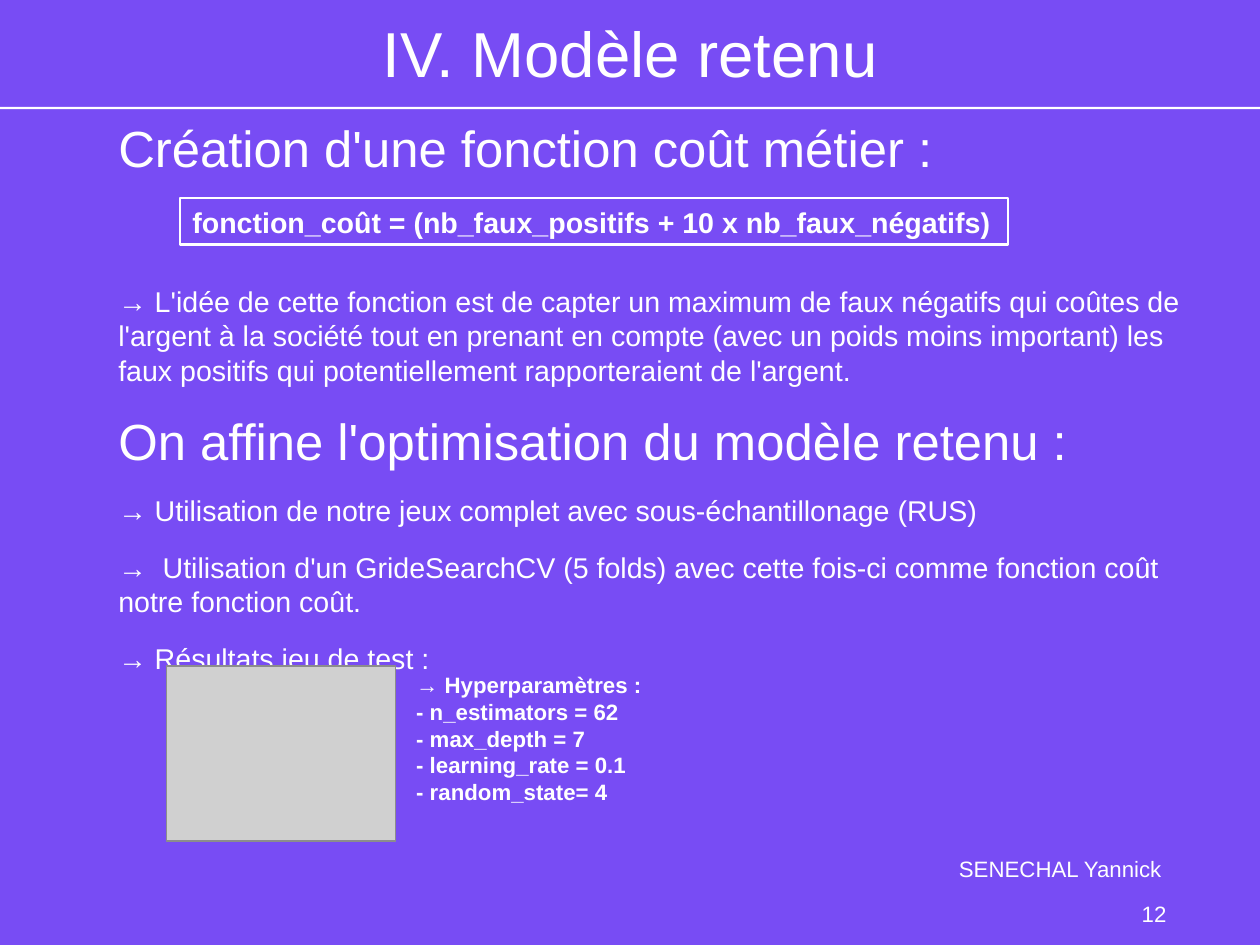
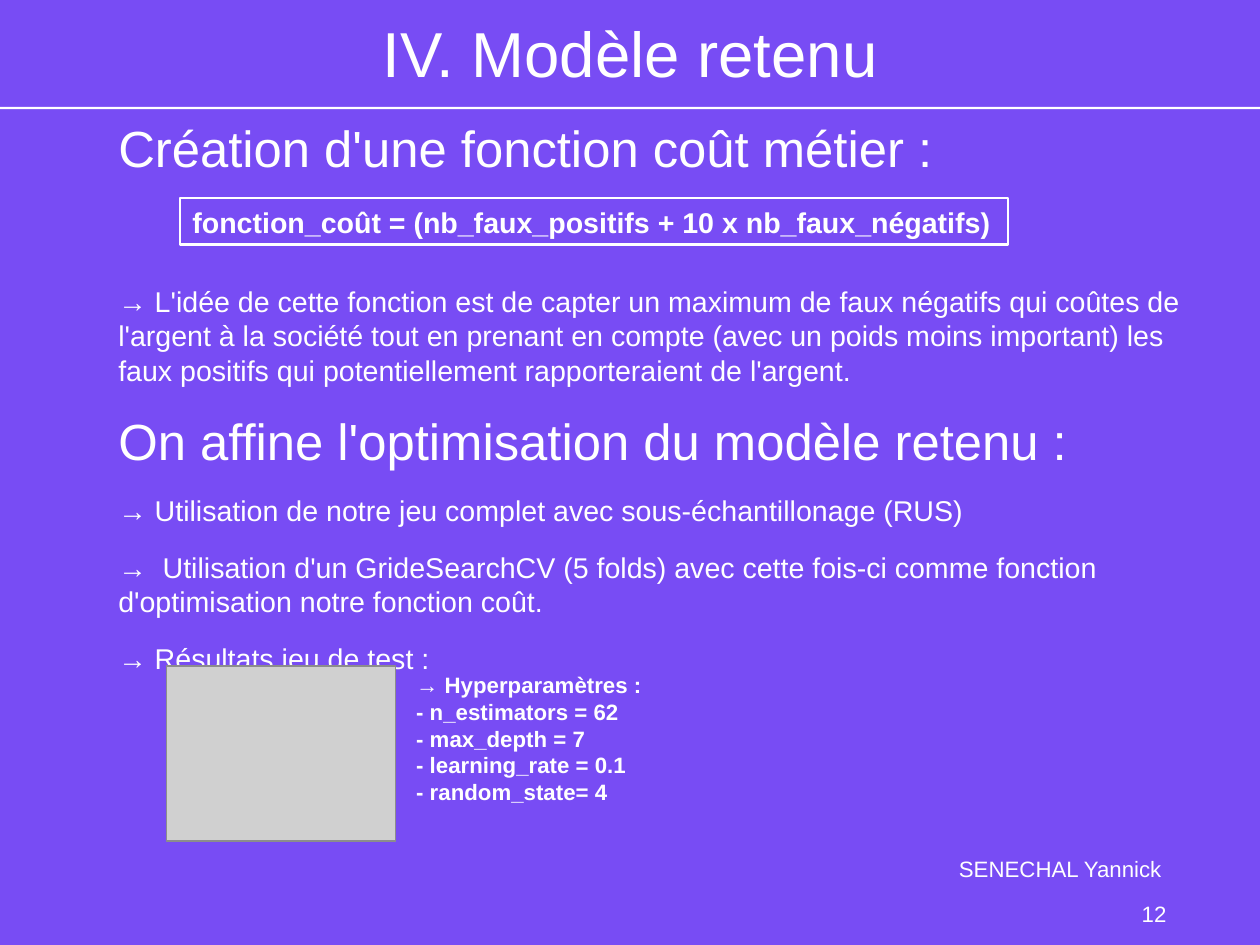
Before and after one commit to YannickSenechal29/OC_DS_Projet_7_SENECHAL_Yannick, a slide deck: slide 12 of P7_03_Support.odp. Drawn at 1260x945 pixels with LibreOffice and Linux fonts; fonts in the diff are those of the drawing; grey boxes stand for pictures; background and template pictures are left out. Boxes give left, top, right and bottom in pixels: in the first picture for what was removed or moved away, otherwise in the second. Text is boxed around its words. In the diff, an @@ line names an element or a change of style, - is before the commit and + after.

```diff
--- a/P7_03_Support.odp
+++ b/P7_03_Support.odp
@@ text at bbox=[118, 500, 1096, 618]: text changed @@
-→ Utilisation de notre jeux complet avec sous-échantillonage (RUS)
-→ Utilisation d'un GrideSearchCV (5 folds) avec cette fois-ci comme fonction coût notre fonction coût.
+→ Utilisation de notre jeu complet avec sous-échantillonage (RUS)
+→ Utilisation d'un GrideSearchCV (5 folds) avec cette fois-ci comme fonction d'optimisation notre fonction coût.
```
Also in this commit, not shown: 10 other slides changed, 7 other files.
